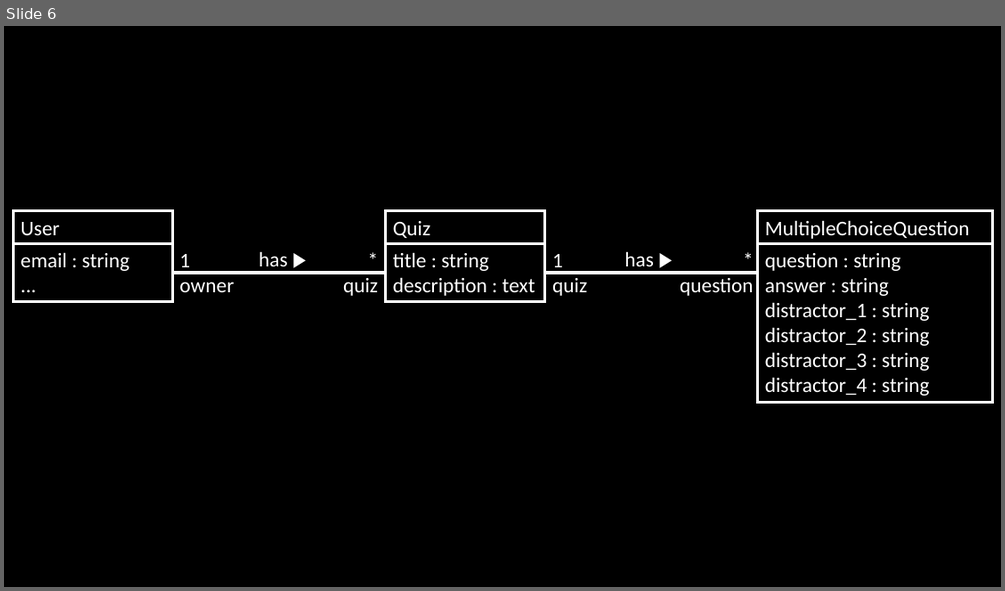
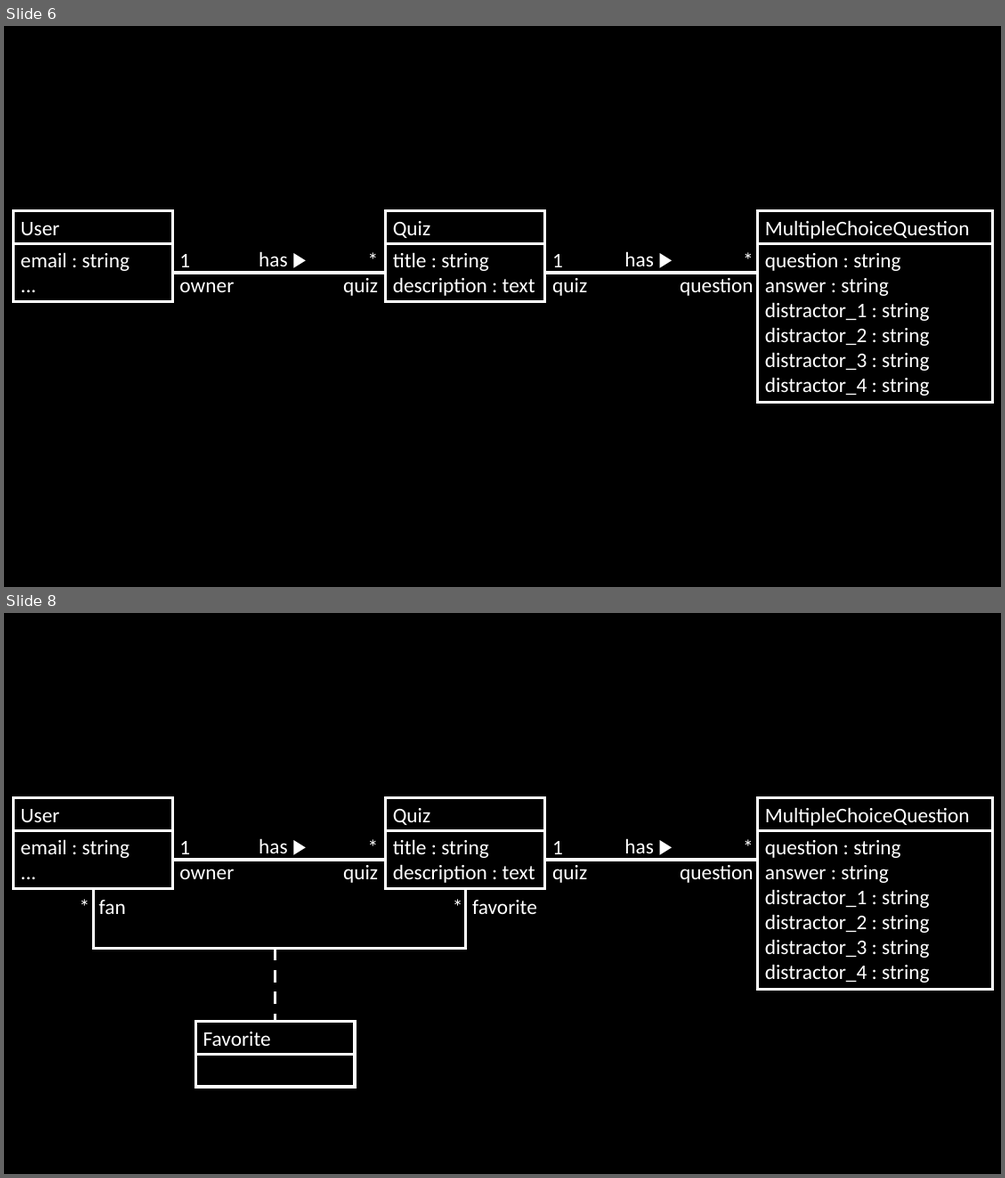
Before and after one commit to scott-fleming/wapp, a slide deck: docs/model-class-diagram.pptx. Shown one above the other, each under a label of ours: slide 6 before the commit, slides 6 and 8 after it; the slides between them are not shown. The pictures are 1005x591 and 1005x1178 pixels, drawn with LibreOffice and Linux fonts; fonts in the diff are those of the drawing. Boxes give left, top, right and bottom in pixels: in the first picture for what was removed or moved away, otherwise in the second. Text is boxed around its words. In the diff, an @@ line names an element or a change of style, - is before the commit and + after.

```diff
--- a/docs/model-class-diagram.pptx
+++ b/docs/model-class-diagram.pptx
@@ slide 8 added at box(4, 613, 1001, 1174), background #000000 @@
@@ rectangle added at box(13, 798, 172, 831), outline #FFFFFF 3 pt, 20 pt, text #FFFFFF @@
+User
@@ rectangle added at box(386, 798, 544, 831), outline #FFFFFF 3 pt, 20 pt, text #FFFFFF @@
+Quiz
@@ rectangle added at box(758, 798, 993, 831), outline #FFFFFF 3 pt, 20 pt, text #FFFFFF @@
+MultipleChoiceQuestion
@@ rectangle added at box(13, 831, 172, 888), outline #FFFFFF 3 pt, 20 pt, text #FFFFFF @@
+email : string
+...
@@ text added at box(179, 841, 234, 879), 20 pt, text #FFFFFF @@
+1
+owner
@@ text added at box(259, 838, 288, 859), 20 pt, text #FFFFFF @@
+has ▶︎
@@ rectangle added at box(386, 831, 544, 888), outline #FFFFFF 3 pt, 20 pt, text #FFFFFF @@
+title : string
+description : text
@@ text added at box(552, 841, 587, 883), 20 pt, text #FFFFFF @@
+1
+quiz
@@ text added at box(624, 838, 654, 859), 20 pt, text #FFFFFF @@
+has ▶︎
@@ rectangle added at box(758, 831, 993, 989), outline #FFFFFF 3 pt, 20 pt, text #FFFFFF @@
+question : string
+answer : string
+distractor_1 : string
+distractor_2 : string
+distractor_3 : string
+distractor_4 : string
@@ line added from (172, 860) to (386, 860), #FFFFFF 3 pt @@
@@ text added at box(343, 865, 378, 883), 20 pt, text #FFFFFF @@
+*
+quiz
@@ line added from (544, 860) to (758, 860), #FFFFFF 3 pt @@
@@ text added at box(680, 865, 753, 883), 20 pt, text #FFFFFF @@
+*
+question
@@ elbow line added from (94, 888) to (465, 889), #FFFFFF 3 pt @@
@@ text added at box(99, 900, 126, 914), 20 pt, text #FFFFFF @@
+* fan
@@ text added at box(472, 900, 537, 914), 20 pt, text #FFFFFF @@
+* favorite
@@ line added from (275, 948) to (275, 1022), #FFFFFF 3 pt dashed @@
@@ rectangle added at box(195, 1022, 355, 1054), outline #FFFFFF 3 pt, 20 pt, text #FFFFFF @@
+Favorite
@@ rectangle added at box(195, 1054, 355, 1087), outline #FFFFFF 3 pt @@
```
Also in this commit, not shown: 1 other slide added, 3 other files.
